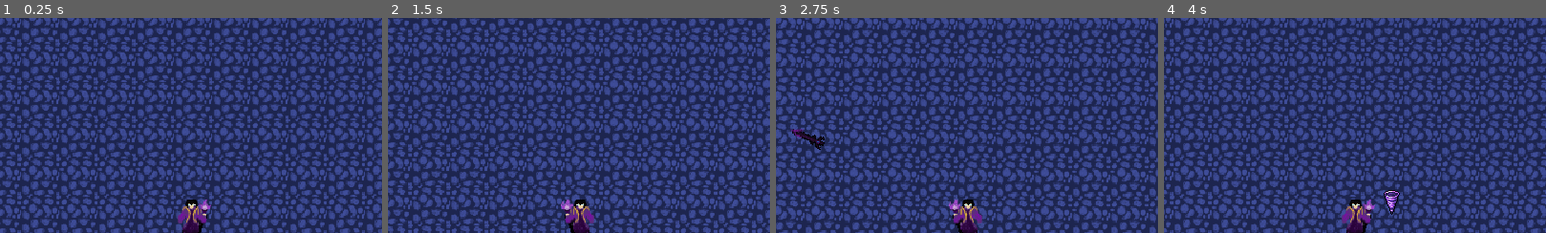
Above: before the commit, frames 1-4 (left to right).
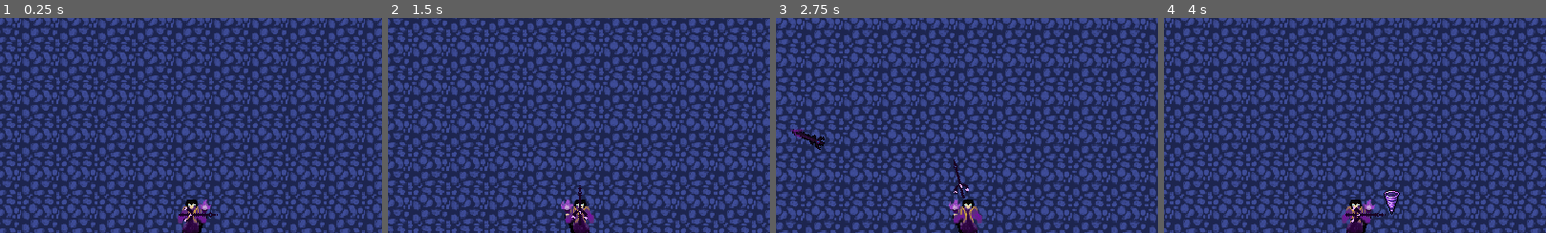
Above: after the commit, the same moments.

Repository: maybiiLen/ShadowMage-Survivor
Game: Godot game, scene res://World/world.tscn
Same seed, same stepped clock (60 frames per second), same inputs: the game is played once before the commit and once after it.
Inputs:
- Up to frame 1 (0.25 s): no input
- Up to frame 2 (1.5 s): hold D (right) 0.53-1.28 s; hold S (down) from 1.28 s (still down)
- Up to frame 3 (2.75 s): release S (down) at 2.03 s; hold D (right) from 2.03 s (still down)
- Up to frame 4 (4 s): release D (right) at 2.78 s; hold W (up) 2.78-3.53 s; hold A (left) from 3.53 s (still down)
The pictures show only the part of the screen within x 25-75%, y 4-54%; the shares and areas given below are measured in that part.

The runs differ from the first frame. In frame 1, 0.2% of the frame differs, in the area x 46-57%, y 88-96%; in frame 2, 0.2%; in frame 3, 0.2%; in frame 4, 0.2%, in the area x 47-58%, y 87-96%.

Commit message:
Added Javalin Attack
Part 9 of Branno Vampire Survivor Clone tutorial !

https://youtu.be/Q2J3mnqqd5I?si=W4VH5KjmPydQkbHU

Diff:
--- /dev/null
+++ b/Player/Attack/javalin.gd
@@ -0,0 +1,124 @@
+extends Area2D
+
+
+var level = 1
+var hp = 9999
+var speed = 200.0
+var damage = 10
+var knockback_amount = 100
+var paths = 1
+var attack_size = 1.0
+var attack_speed = 4.0
+var javelin_level = 1
+
+var target = Vector2.ZERO
+var target_array = []
+
+var angle = Vector2.ZERO
+var reset_pos = Vector2.ZERO
+
+var spr_jar_reg = preload("res://Textures/Items/Weapons/javelin_3_new.png")
+var spr_jav_atk = preload("res://Textures/Items/Weapons/javelin_3_new_attack.png")
+
+@onready var player = get_tree().get_first_node_in_group("player")
+@onready var sprite = $Sprite2D
+@onready var collision = $CollisionShape2D
+@onready var attackTimer = get_node("%AttackTimer")
+@onready var changeDirectionTimer = get_node("%ChangeDirection")
+@onready var resetPosTimer = get_node("%ResetPosTimer")
+@onready var snd_attack = $snd_attack
+
+signal remove_from_array(object)
+
+func _ready():
+	update_javelin()
+	_on_reset_pos_timer_timeout()
+
+func update_javelin():
+	level = player.javelin_level
+	match level:
+		1:
+			hp = 9999
+			speed = 200.0
+			damage = 10
+			knockback_amount = 100
+			paths = 3
+			attack_size = 1.0
+			attack_speed = 4.0
+
+	scale = Vector2(1.0, 1.0) * attack_size
+	attackTimer.wait_time = attack_speed
+
+func _physics_process(delta):
+	if target_array.size() > 0:
+		position += angle * speed * delta
+	else:
+		var player_angle = global_position.direction_to(reset_pos)
+		var distance_dif = global_position - player.global_position
+		var return_speed = 20
+		if abs(distance_dif.x) > 500 or abs(distance_dif.y) > 500:
+			return_speed = 100
+		position += player_angle * return_speed * delta
+		rotation = global_position.direction_to(player.global_position).angle() + deg_to_rad(135)
+
+func add_paths():
+	snd_attack.play()
+	emit_signal("remove_from_array", self)
+	target_array.clear()
+	var counter = 0
+	while counter < paths:
+		var new_path = player.get_random_target()
+		target_array.append(new_path)
+		counter += 1
+		enable_attack(true)
+	target = target_array[0]
+	process_path()
+
+func process_path():
+	angle = global_position.direction_to(target)
+	changeDirectionTimer.start()
+	var tween = create_tween()
+	var new_rotation_degrees = angle.angle() + deg_to_rad(135)
+	tween.tween_property(self,"rotation", new_rotation_degrees,0.25).set_trans(Tween.TRANS_QUINT).set_ease(Tween.EASE_OUT)
+	tween.play()
+
+func enable_attack(atk = true):
+	if atk:
+		collision.call_deferred("set", "disabled", false)
+		sprite.texture = spr_jav_atk
+	else:
+		collision.call_deferred("set", "disabled", true)
+		sprite.texture = spr_jar_reg
+
+func _on_attack_timer_timeout():
+	add_paths()
+
+
+func _on_change_direction_timeout():
+	if target_array.size() > 0:
+		target_array.remove_at(0)
+		if target_array.size() > 0:
+			target = target_array[0]
+			process_path()
+			snd_attack.play()
+			emit_signal("remove_from_array", self)
+		else:
+			enable_attack(false)
+	else:
+		changeDirectionTimer.stop()
+		attackTimer.start()
+		enable_attack(false)
+
+
+func _on_reset_pos_timer_timeout() -> void:
+	var choose_direction = randi() % 4
+	reset_pos = player.global_position
+	match choose_direction:
+		0:
+			reset_pos.x += 50
+		1:
+			reset_pos.x += 50
+		2:
+			reset_pos.x += 50
+		3:
+			reset_pos.y -= 50
--- /dev/null
+++ b/Player/Attack/javalin.tscn
@@ -0,0 +1,47 @@
+[gd_scene load_steps=5 format=3 uid="uid://cwf05oxsvpubx"]
+
+[ext_resource type="Script" path="res://Player/Attack/javalin.gd" id="1_te153"]
+[ext_resource type="Texture2D" uid="uid://bwqnupx40l4jr" path="res://Textures/Items/Weapons/javelin_3_new.png" id="2_h2ruw"]
+[ext_resource type="AudioStream" uid="uid://b5y65gbky5c80" path="res://Audio/SoundEffect/woosh.wav" id="3_ilgse"]
+
+[sub_resource type="RectangleShape2D" id="RectangleShape2D_cmq7v"]
+size = Vector2(13.435, 36.0625)
+
+[node name="Javalin" type="Area2D" groups=["attack"]]
+top_level = true
+collision_layer = 4
+collision_mask = 0
+script = ExtResource("1_te153")
+
+[node name="Sprite2D" type="Sprite2D" parent="."]
+texture = ExtResource("2_h2ruw")
+flip_h = true
+flip_v = true
+
+[node name="CollisionShape2D" type="CollisionShape2D" parent="."]
+position = Vector2(0, 0.5)
+rotation = -0.785398
+shape = SubResource("RectangleShape2D_cmq7v")
+disabled = true
+
+[node name="AttackTimer" type="Timer" parent="."]
+unique_name_in_owner = true
+wait_time = 4.0
+one_shot = true
+autostart = true
+
+[node name="ChangeDirection" type="Timer" parent="."]
+unique_name_in_owner = true
+
+[node name="ResetPosTimer" type="Timer" parent="."]
+unique_name_in_owner = true
+wait_time = 3.0
+one_shot = true
+
+[node name="snd_attack" type="AudioStreamPlayer2D" parent="."]
+stream = ExtResource("3_ilgse")
+volume_db = -10.0
+
+[connection signal="timeout" from="AttackTimer" to="." method="_on_attack_timer_timeout"]
+[connection signal="timeout" from="ChangeDirection" to="." method="_on_change_direction_timeout"]
+[connection signal="timeout" from="ResetPosTimer" to="." method="_on_reset_pos_timer_timeout"]
--- a/Player/player.gd
+++ b/Player/player.gd
@@ -7,13 +7,14 @@
 #attack
 var shadowSpear = preload("res://Player/Attack/shadow_spear.tscn")
 var tornado = preload("res://Player/Attack/tornado.tscn")
-
+var javelin = preload("res://Player/Attack/javalin.tscn")
 
 #attackNodes
 @onready var shadowSpearTimer = get_node("%ShadowSpearTimer")
 @onready var shadowSpearAttackTimer = get_node("%ShadowSpearAttackTimer")
 @onready var tornadoTimer = get_node("%TornadoTimer")
 @onready var tornadoAttackTimer = get_node("%TornadoAttackTimer")
+@onready var javelinBase = get_node("%JavelinBase")
 
 #Tornado
 var tornado_ammo = 0
@@ -26,6 +27,10 @@
 var shadowspear_baseammo = 1
 var shadowspear_attackspeed = 1.5
 var shadowspear_level = 1
+
+#Javelin
+var javelin_ammo = 3
+var javelin_level = 1
 
 #enemy related
 var enemy_close = []
@@ -71,7 +76,8 @@
 		tornadoTimer.wait_time = tornado_attackspeed
 		if tornadoTimer.is_stopped():
 			tornadoTimer.start()
-
+	if javelin_level > 0:
+		spawn_javelin()
 func _on_hurt_box_hurt(damage, _angle, _knockback):
 	hp -= damage
 	print(hp)
@@ -92,6 +98,15 @@
 			tornadoAttackTimer.start()
 		else:
 			tornadoAttackTimer.stop()
+
+func spawn_javelin():
+	var get_javelin_total = javelinBase.get_child_count()
+	var calc_spawn = javelin_ammo - get_javelin_total
+	while calc_spawn > 0:
+		var javelin_spawn = javelin.instantiate()
+		javelin_spawn.global_position = global_position
+		javelinBase.add_child(javelin_spawn)
+		calc_spawn -= 1
 
 
 func _on_shadow_spear_timer_timeout() -> void:
--- a/Player/player.tscn
+++ b/Player/player.tscn
@@ -14,7 +14,7 @@
 [sub_resource type="CircleShape2D" id="CircleShape2D_m3ofp"]
 radius = 374.733
 
-[node name="Player" type="CharacterBody2D"]
+[node name="Player" type="CharacterBody2D" groups=["player"]]
 motion_mode = 1
 script = ExtResource("1_mnti6")
 
@@ -59,6 +59,9 @@
 unique_name_in_owner = true
 wait_time = 0.2
 
+[node name="JavelinBase" type="Node2D" parent="attack"]
+unique_name_in_owner = true
+
 [node name="EnemyDetectionArea" type="Area2D" parent="."]
 collision_layer = 4
 collision_mask = 4
Binary file changed: Textures/Items/Weapons/javelin_3_new.png
Binary file changed: Textures/Items/Weapons/javelin_3_new_attack.png
